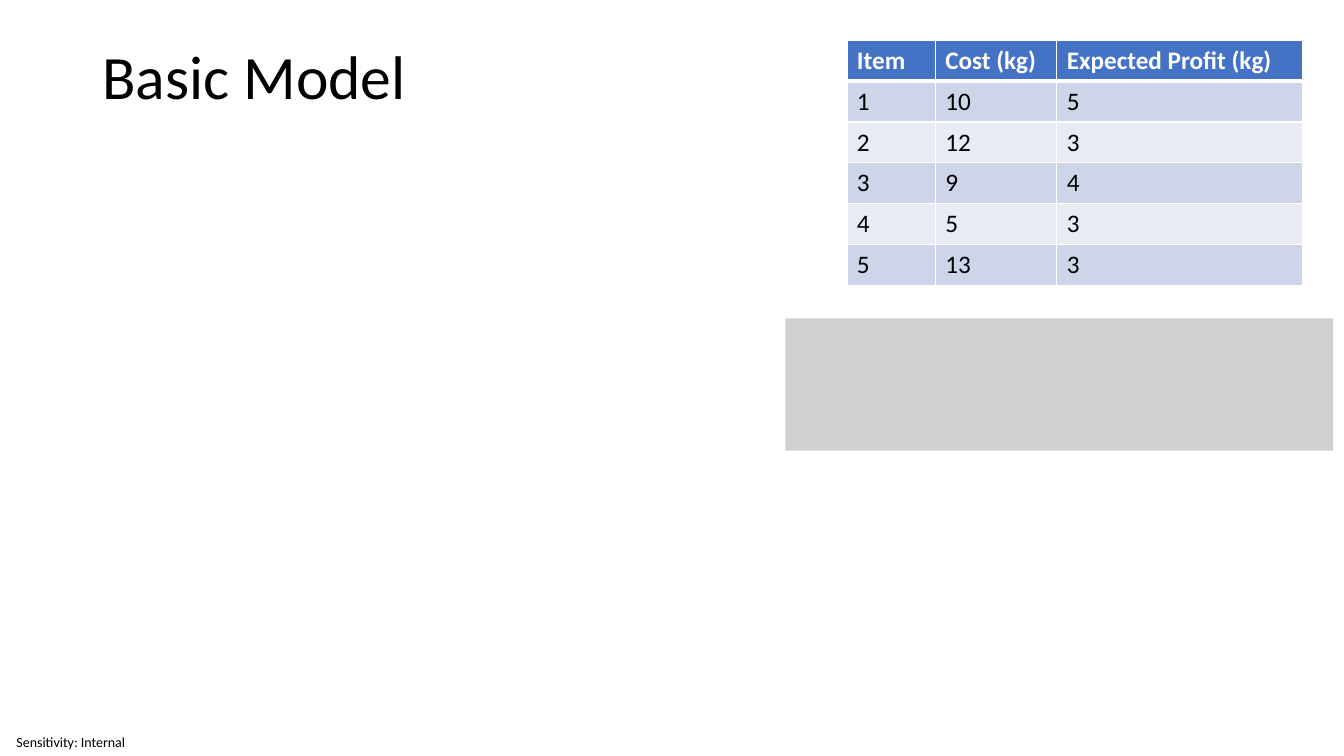
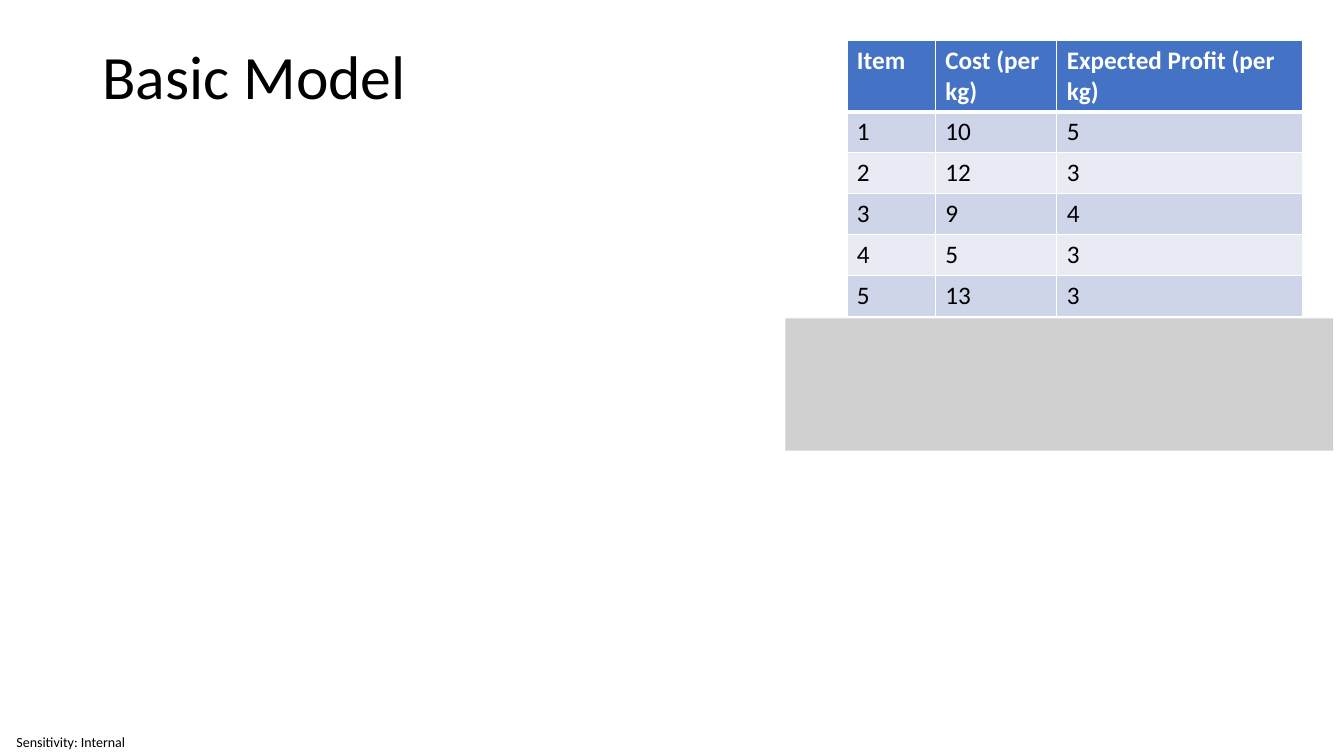
Before and after one commit to invariantum/operational_research, a slide deck: slide 25 of content/Lectures/Semester 1/Week 05 - Mixed Integer Programming/5 Source Files/Week 5 - Mixed Integer Programming.pptx. Drawn at 1344x756 pixels with LibreOffice and Linux fonts; fonts in the diff are those of the drawing; grey boxes stand for pictures. Boxes give left, top, right and bottom in pixels: in the first picture for what was removed or moved away, otherwise in the second. Text is boxed around its words. In the diff, an @@ line names an element or a change of style, - is before the commit and + after.

```diff
--- a/content/Lectures/Semester 1/Week 05 - Mixed Integer Programming/5 Source Files/Week 5 - Mixed Integer Programming.pptx
+++ b/content/Lectures/Semester 1/Week 05 - Mixed Integer Programming/5 Source Files/Week 5 - Mixed Integer Programming.pptx
@@ table at (847, 40, 1304, 308) @@
-row 1, column 2: Cost (kg)
+row 1, column 2: Cost (per kg)
-row 1, column 3: Expected Profit (kg)
+row 1, column 3: Expected Profit (per kg)
```
Also in this commit, not shown: 9 other slides changed, 16 other files.
